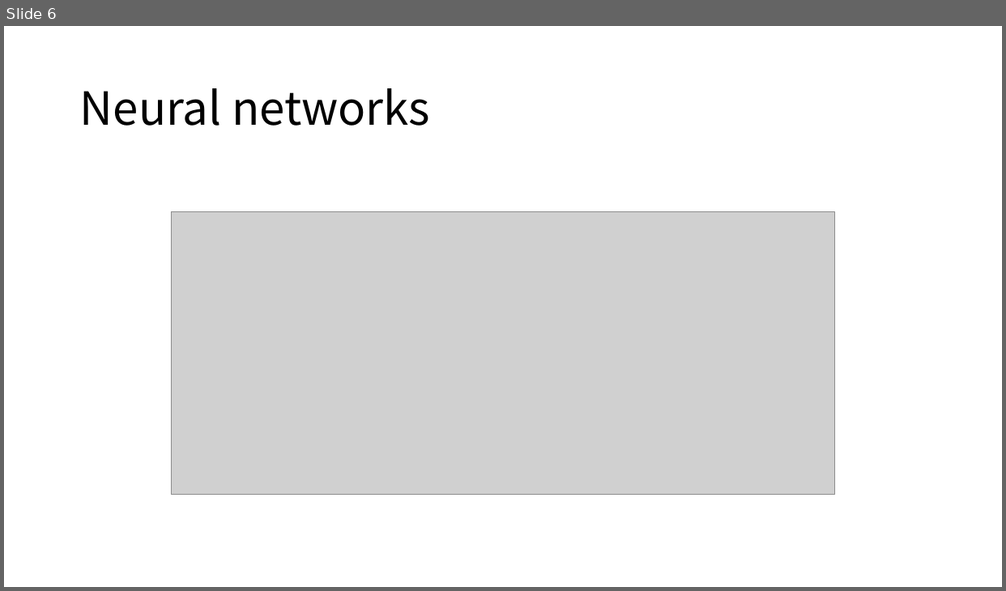
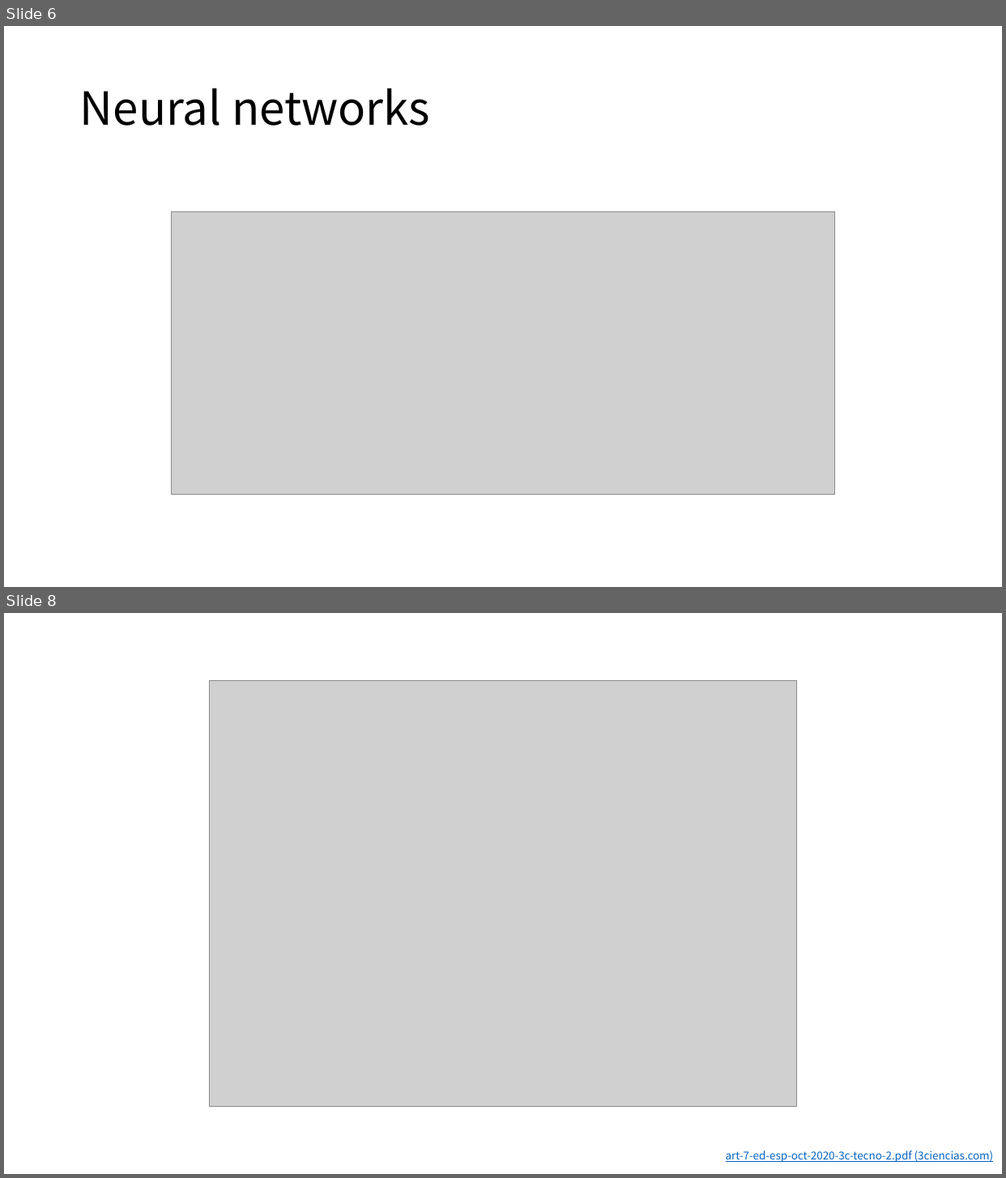
Before and after one commit to MigoJJ/AI_2023.07, a slide deck: AI_04_Neural Networks.pptx. Shown one above the other, each under a label of ours: slide 6 before the commit, slides 6 and 8 after it; the slides between them are not shown. The pictures are 1006x591 and 1006x1178 pixels, drawn with LibreOffice and Linux fonts; fonts in the diff are those of the drawing; grey boxes stand for pictures. Boxes give left, top, right and bottom in pixels: in the first picture for what was removed or moved away, otherwise in the second. Text is boxed around its words. In the diff, an @@ line names an element or a change of style, - is before the commit and + after.

```diff
--- a/AI_04_Neural Networks.pptx
+++ b/AI_04_Neural Networks.pptx
@@ slide 8 added at bbox=[4, 613, 1002, 1174], background #FFFFFF @@
@@ picture added at bbox=[209, 681, 797, 1107] @@
@@ text added at bbox=[726, 1151, 993, 1162], 10.5 pt, text #0563C1, underline @@
+art-7-ed-esp-oct-2020-3c-tecno-2.pdf (3ciencias.com)
```
Also in this commit, not shown: 2 other slides added, 3 other files.
